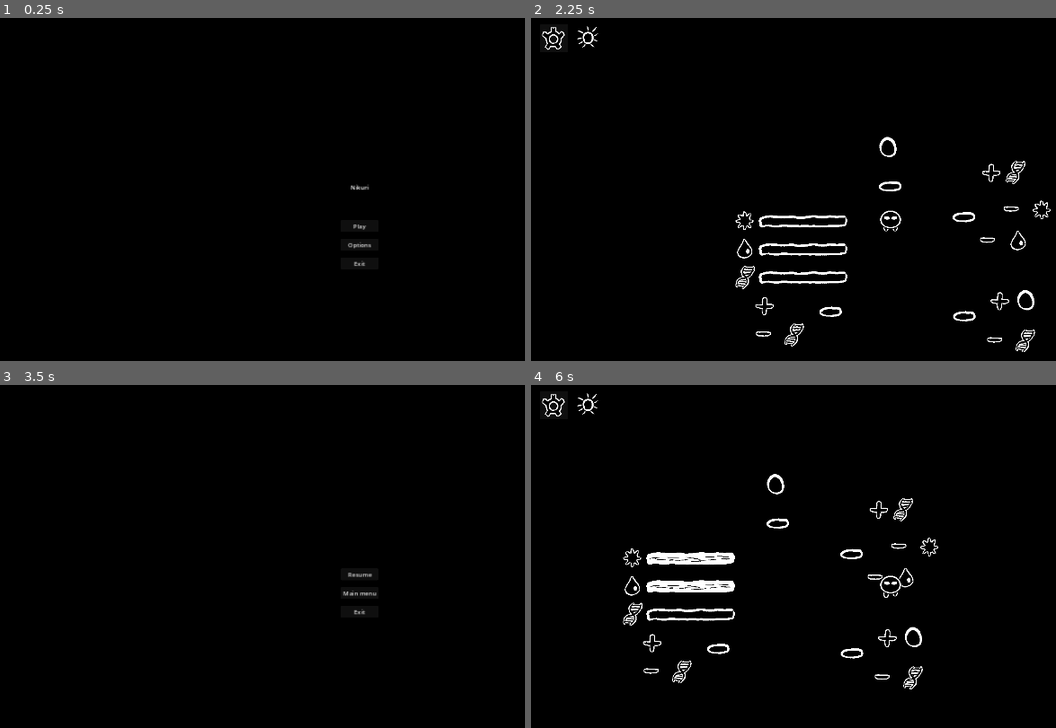
Above: before the commit, frames 1-4 (two rows, left to right).
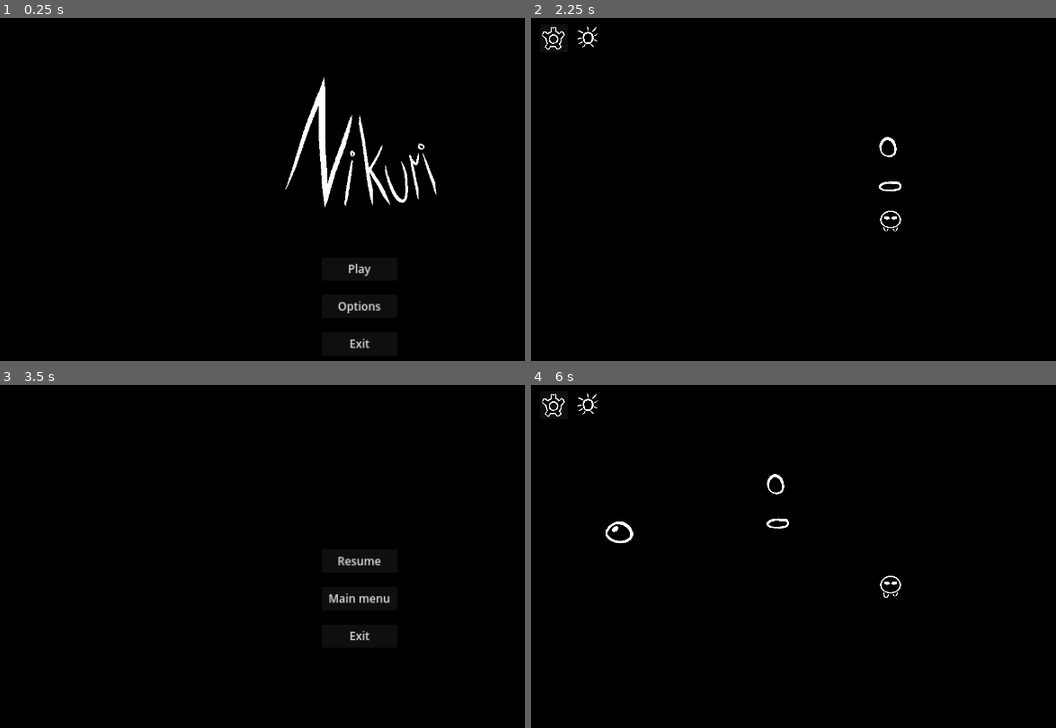
Above: after the commit, the same moments.

Repository: ondhan/nikuri
Game: Godot game, scene res://main_menu/main_menu.tscn
Same seed, same stepped clock (60 frames per second), same inputs: the game is played once before the commit and once after it.
Inputs (mouse positions are in pixels of both pictures, inside the frame that each line leads up to):
- Up to frame 1 (0.25 s): no input
- Up to frame 2 (2.25 s): click "Options" at 0.5 s; click "Back" at 1.25 s; click "Play" at 2 s
- Up to frame 3 (3.5 s): click (21, 405) at 2.75 s
- Up to frame 4 (6 s): click "Main menu" at 3.5 s; click "Play" at 4.25 s; tap Enter (ui_accept) at 5 s; move the mouse to (888, 587) at 5.02 s; hold D (move_right) 5.03-5.78 s; hold Enter (ui_accept) 5.03-5.78 s; click (888, 587) at 5.17 s; move the mouse to (746, 607) at 5.77 s; hold S (move_down) from 5.78 s (still down); tap E (TEST) at 5.85 s

The runs differ from the first frame. In frame 1, 2.1% of the frame differs, in the area x 54-84%, y 17-97%; in frame 2, 2.0%; in frame 3, 0.6%; in frame 4, 2.6%, in the area x 14-78%, y 32-89%.

Commit message:
Update 17 -  sun plant and UI changes
- added Title graphic and deleted the text label
- changed positions, sizes, and font sizes of all buttons in the main menu
- changed positions, sizes, and font sizes of all buttons in the options menu
- changed positions, sizes, and font sizes of all buttons in the options menu
- changed positions, sizes, and font sizes of all buttons in the pause menu
- added sun plant icon into the hive upgrade menu
- sun plants should now have proper collision behaviour when invisible and visible
- somewhat fixed the sun plant collisions
- changed biomass cost from 30 sun to 20

Diff:
--- a/game_screen/game_screen.gd
+++ b/game_screen/game_screen.gd
@@ -9,7 +9,7 @@
 
 func _ready() -> void:
 	_set_time()
-	spawn_water(4)
+	spawn_water(3)
 	what_time()
 
 
@@ -53,7 +53,7 @@
 		time = "day"
 		$Camera/CanvasLayer/DayIcon.show()
 		$Camera/CanvasLayer/NightIcon.hide()
-		spawn_water(3+day)
+		spawn_water(3)
 	what_time()
 
 func _on_seconds_timer_timeout() -> void:
--- a/game_screen/game_screen.tscn
+++ b/game_screen/game_screen.tscn
@@ -56,6 +56,7 @@
 [ext_resource type="Texture2D" uid="uid://dda5tfwl8cl1g" path="res://assets/nikuri/idle_ne_3.png" id="24_fjku8"]
 [ext_resource type="Texture2D" uid="uid://bwaqbn7n62j8w" path="res://assets/nikuri/idle_ne_4.png" id="25_ecyti"]
 [ext_resource type="Texture2D" uid="uid://h4a3oq7ou3i4" path="res://assets/nikuri/move_n_3.png" id="25_pknk0"]
+[ext_resource type="Texture2D" uid="uid://dnnqwmtrjx0e6" path="res://assets/icons/icon_sun_plant.png" id="25_y5ivd"]
 [ext_resource type="Texture2D" uid="uid://bieh7xflsc84d" path="res://assets/nikuri/move_n_4.png" id="26_cw4a6"]
 [ext_resource type="Texture2D" uid="uid://sepqfu265khk" path="res://assets/nikuri/move_nw_1.png" id="27_d6feh"]
 [ext_resource type="Texture2D" uid="uid://cdohahoec8g2t" path="res://assets/nikuri/move_nw_2.png" id="28_g7l6e"]
@@ -188,285 +189,6 @@
 [sub_resource type="CircleShape2D" id="CircleShape2D_2ra3y"]
 radius = 538.134
 
-[sub_resource type="SpriteFrames" id="SpriteFrames_ix62d"]
-animations = [{
-"frames": [{
-"duration": 1.0,
-"texture": ExtResource("14_hyp0o")
-}, {
-"duration": 1.0,
-"texture": ExtResource("15_3uwvc")
-}, {
-"duration": 1.0,
-"texture": ExtResource("16_3afv8")
-}, {
-"duration": 1.0,
-"texture": ExtResource("17_2bxhn")
-}],
-"loop": true,
-"name": &"idle_e",
-"speed": 5.0
-}, {
-"frames": [{
-"duration": 1.0,
-"texture": ExtResource("3_3xhl5")
-}, {
-"duration": 1.0,
-"texture": ExtResource("4_rd3nm")
-}, {
-"duration": 1.0,
-"texture": ExtResource("5_026x7")
-}, {
-"duration": 1.0,
-"texture": ExtResource("6_0bgc3")
-}],
-"loop": true,
-"name": &"idle_n",
-"speed": 5.0
-}, {
-"frames": [{
-"duration": 1.0,
-"texture": ExtResource("22_q5rem")
-}, {
-"duration": 1.0,
-"texture": ExtResource("23_qyqd2")
-}, {
-"duration": 1.0,
-"texture": ExtResource("24_fjku8")
-}, {
-"duration": 1.0,
-"texture": ExtResource("25_ecyti")
-}],
-"loop": true,
-"name": &"idle_ne",
-"speed": 5.0
-}, {
-"frames": [{
-"duration": 1.0,
-"texture": ExtResource("7_xodry")
-}, {
-"duration": 1.0,
-"texture": ExtResource("8_lljqd")
-}, {
-"duration": 1.0,
-"texture": ExtResource("9_jd48t")
-}, {
-"duration": 1.0,
-"texture": ExtResource("10_4mu1v")
-}],
-"loop": true,
-"name": &"idle_nw",
-"speed": 5.0
-}, {
-"frames": [{
-"duration": 1.0,
-"texture": ExtResource("11_8aq57")
-}, {
-"duration": 1.0,
-"texture": ExtResource("12_id2nb")
-}, {
-"duration": 1.0,
-"texture": ExtResource("13_j6xjy")
-}, {
-"duration": 1.0,
-"texture": ExtResource("14_1erwv")
-}],
-"loop": true,
-"name": &"idle_s",
-"speed": 5.0
-}, {
-"frames": [{
-"duration": 1.0,
-"texture": ExtResource("34_s1cq5")
-}, {
-"duration": 1.0,
-"texture": ExtResource("35_c5jse")
-}, {
-"duration": 1.0,
-"texture": ExtResource("36_g4v0f")
-}, {
-"duration": 1.0,
-"texture": ExtResource("37_dfpmf")
-}],
-"loop": true,
-"name": &"idle_se",
-"speed": 5.0
-}, {
-"frames": [{
-"duration": 1.0,
-"texture": ExtResource("15_bxj8h")
-}, {
-"duration": 1.0,
-"texture": ExtResource("16_nx1gq")
-}, {
-"duration": 1.0,
-"texture": ExtResource("17_giwdr")
-}, {
-"duration": 1.0,
-"texture": ExtResource("18_vwvis")
-}],
-"loop": true,
-"name": &"idle_sw",
-"speed": 5.0
-}, {
-"frames": [{
-"duration": 1.0,
-"texture": ExtResource("19_aifxy")
-}, {
-"duration": 1.0,
-"texture": ExtResource("20_grweb")
-}, {
-"duration": 1.0,
-"texture": ExtResource("21_lsslf")
-}, {
-"duration": 1.0,
-"texture": ExtResource("22_l8mgp")
-}],
-"loop": true,
-"name": &"idle_w",
-"speed": 5.0
-}, {
-"frames": [{
-"duration": 1.0,
-"texture": ExtResource("46_udefk")
-}, {
-"duration": 1.0,
-"texture": ExtResource("47_13o70")
-}, {
-"duration": 1.0,
-"texture": ExtResource("48_7xhfo")
-}, {
-"duration": 1.0,
-"texture": ExtResource("49_8mgyd")
-}],
-"loop": true,
-"name": &"move_e",
-"speed": 5.0
-}, {
-"frames": [{
-"duration": 1.0,
-"texture": ExtResource("23_1ojna")
-}, {
-"duration": 1.0,
-"texture": ExtResource("24_cxk0r")
-}, {
-"duration": 1.0,
-"texture": ExtResource("25_pknk0")
-}, {
-"duration": 1.0,
-"texture": ExtResource("26_cw4a6")
-}],
-"loop": true,
-"name": &"move_n",
-"speed": 5.0
-}, {
-"frames": [{
-"duration": 1.0,
-"texture": ExtResource("54_iu1p2")
-}, {
-"duration": 1.0,
-"texture": ExtResource("55_rogts")
-}, {
-"duration": 1.0,
-"texture": ExtResource("56_4gk4o")
-}, {
-"duration": 1.0,
-"texture": ExtResource("57_v470r")
-}],
-"loop": true,
-"name": &"move_ne",
-"speed": 5.0
-}, {
-"frames": [{
-"duration": 1.0,
-"texture": ExtResource("27_d6feh")
-}, {
-"duration": 1.0,
-"texture": ExtResource("28_g7l6e")
-}, {
-"duration": 1.0,
-"texture": ExtResource("29_j1yvh")
-}, {
-"duration": 1.0,
-"texture": ExtResource("30_12fcp")
-}],
-"loop": true,
-"name": &"move_nw",
-"speed": 5.0
-}, {
-"frames": [{
-"duration": 1.0,
-"texture": ExtResource("31_rntbq")
-}, {
-"duration": 1.0,
-"texture": ExtResource("32_dhr7v")
-}, {
-"duration": 1.0,
-"texture": ExtResource("33_icuve")
-}, {
-"duration": 1.0,
-"texture": ExtResource("34_obelu")
-}],
-"loop": true,
-"name": &"move_s",
-"speed": 5.0
-}, {
-"frames": [{
-"duration": 1.0,
-"texture": ExtResource("66_ejvgl")
-}, {
-"duration": 1.0,
-"texture": ExtResource("67_lrd3u")
-}, {
-"duration": 1.0,
-"texture": ExtResource("68_eq6gm")
-}, {
-"duration": 1.0,
-"texture": ExtResource("69_pp7rv")
-}],
-"loop": true,
-"name": &"move_se",
-"speed": 5.0
-}, {
-"frames": [{
-"duration": 1.0,
-"texture": ExtResource("35_8dohq")
-}, {
-"duration": 1.0,
-"texture": ExtResource("36_7nxrt")
-}, {
-"duration": 1.0,
-"texture": ExtResource("37_0cdsg")
-}, {
-"duration": 1.0,
-"texture": ExtResource("38_cseff")
-}],
-"loop": true,
-"name": &"move_sw",
-"speed": 5.0
-}, {
-"frames": [{
-"duration": 1.0,
-"texture": ExtResource("39_qjjgf")
-}, {
-"duration": 1.0,
-"texture": ExtResource("40_fjmdq")
-}, {
-"duration": 1.0,
-"texture": ExtResource("41_u6fhx")
-}, {
-"duration": 1.0,
-"texture": ExtResource("42_r7b7x")
-}],
-"loop": true,
-"name": &"move_w",
-"speed": 5.0
-}]
-
-[sub_resource type="CapsuleShape2D" id="CapsuleShape2D_12a6m"]
-radius = 24.0
-height = 50.0
-
 [sub_resource type="GDScript" id="GDScript_qqhcx"]
 script/source = "extends Camera2D
 
@@ -488,6 +210,285 @@
 	if node_to_follow:
 		position = lerp(position, node_to_follow.position, smooth_amount)
 "
+
+[sub_resource type="SpriteFrames" id="SpriteFrames_ix62d"]
+animations = [{
+"frames": [{
+"duration": 1.0,
+"texture": ExtResource("14_hyp0o")
+}, {
+"duration": 1.0,
+"texture": ExtResource("15_3uwvc")
+}, {
+"duration": 1.0,
+"texture": ExtResource("16_3afv8")
+}, {
+"duration": 1.0,
+"texture": ExtResource("17_2bxhn")
+}],
+"loop": true,
+"name": &"idle_e",
+"speed": 5.0
+}, {
+"frames": [{
+"duration": 1.0,
+"texture": ExtResource("3_3xhl5")
+}, {
+"duration": 1.0,
+"texture": ExtResource("4_rd3nm")
+}, {
+"duration": 1.0,
+"texture": ExtResource("5_026x7")
+}, {
+"duration": 1.0,
+"texture": ExtResource("6_0bgc3")
+}],
+"loop": true,
+"name": &"idle_n",
+"speed": 5.0
+}, {
+"frames": [{
+"duration": 1.0,
+"texture": ExtResource("22_q5rem")
+}, {
+"duration": 1.0,
+"texture": ExtResource("23_qyqd2")
+}, {
+"duration": 1.0,
+"texture": ExtResource("24_fjku8")
+}, {
+"duration": 1.0,
+"texture": ExtResource("25_ecyti")
+}],
+"loop": true,
+"name": &"idle_ne",
+"speed": 5.0
+}, {
+"frames": [{
+"duration": 1.0,
+"texture": ExtResource("7_xodry")
+}, {
+"duration": 1.0,
+"texture": ExtResource("8_lljqd")
+}, {
+"duration": 1.0,
+"texture": ExtResource("9_jd48t")
+}, {
+"duration": 1.0,
+"texture": ExtResource("10_4mu1v")
+}],
+"loop": true,
+"name": &"idle_nw",
+"speed": 5.0
+}, {
+"frames": [{
+"duration": 1.0,
+"texture": ExtResource("11_8aq57")
+}, {
+"duration": 1.0,
+"texture": ExtResource("12_id2nb")
+}, {
+"duration": 1.0,
+"texture": ExtResource("13_j6xjy")
+}, {
+"duration": 1.0,
+"texture": ExtResource("14_1erwv")
+}],
+"loop": true,
+"name": &"idle_s",
+"speed": 5.0
+}, {
+"frames": [{
+"duration": 1.0,
+"texture": ExtResource("34_s1cq5")
+}, {
+"duration": 1.0,
+"texture": ExtResource("35_c5jse")
+}, {
+"duration": 1.0,
+"texture": ExtResource("36_g4v0f")
+}, {
+"duration": 1.0,
+"texture": ExtResource("37_dfpmf")
+}],
+"loop": true,
+"name": &"idle_se",
+"speed": 5.0
+}, {
+"frames": [{
+"duration": 1.0,
+"texture": ExtResource("15_bxj8h")
+}, {
+"duration": 1.0,
+"texture": ExtResource("16_nx1gq")
+}, {
+"duration": 1.0,
+"texture": ExtResource("17_giwdr")
+}, {
+"duration": 1.0,
+"texture": ExtResource("18_vwvis")
+}],
+"loop": true,
+"name": &"idle_sw",
+"speed": 5.0
+}, {
+"frames": [{
+"duration": 1.0,
+"texture": ExtResource("19_aifxy")
+}, {
+"duration": 1.0,
+"texture": ExtResource("20_grweb")
+}, {
+"duration": 1.0,
+"texture": ExtResource("21_lsslf")
+}, {
+"duration": 1.0,
+"texture": ExtResource("22_l8mgp")
+}],
+"loop": true,
+"name": &"idle_w",
+"speed": 5.0
+}, {
+"frames": [{
+"duration": 1.0,
+"texture": ExtResource("46_udefk")
+}, {
+"duration": 1.0,
+"texture": ExtResource("47_13o70")
+}, {
+"duration": 1.0,
+"texture": ExtResource("48_7xhfo")
+}, {
+"duration": 1.0,
+"texture": ExtResource("49_8mgyd")
+}],
+"loop": true,
+"name": &"move_e",
+"speed": 5.0
+}, {
+"frames": [{
+"duration": 1.0,
+"texture": ExtResource("23_1ojna")
+}, {
+"duration": 1.0,
+"texture": ExtResource("24_cxk0r")
+}, {
+"duration": 1.0,
+"texture": ExtResource("25_pknk0")
+}, {
+"duration": 1.0,
+"texture": ExtResource("26_cw4a6")
+}],
+"loop": true,
+"name": &"move_n",
+"speed": 5.0
+}, {
+"frames": [{
+"duration": 1.0,
+"texture": ExtResource("54_iu1p2")
+}, {
+"duration": 1.0,
+"texture": ExtResource("55_rogts")
+}, {
+"duration": 1.0,
+"texture": ExtResource("56_4gk4o")
+}, {
+"duration": 1.0,
+"texture": ExtResource("57_v470r")
+}],
+"loop": true,
+"name": &"move_ne",
+"speed": 5.0
+}, {
+"frames": [{
+"duration": 1.0,
+"texture": ExtResource("27_d6feh")
+}, {
+"duration": 1.0,
+"texture": ExtResource("28_g7l6e")
+}, {
+"duration": 1.0,
+"texture": ExtResource("29_j1yvh")
+}, {
+"duration": 1.0,
+"texture": ExtResource("30_12fcp")
+}],
+"loop": true,
+"name": &"move_nw",
+"speed": 5.0
+}, {
+"frames": [{
+"duration": 1.0,
+"texture": ExtResource("31_rntbq")
+}, {
+"duration": 1.0,
+"texture": ExtResource("32_dhr7v")
+}, {
+"duration": 1.0,
+"texture": ExtResource("33_icuve")
+}, {
+"duration": 1.0,
+"texture": ExtResource("34_obelu")
+}],
+"loop": true,
+"name": &"move_s",
+"speed": 5.0
+}, {
+"frames": [{
+"duration": 1.0,
+"texture": ExtResource("66_ejvgl")
+}, {
+"duration": 1.0,
+"texture": ExtResource("67_lrd3u")
+}, {
+"duration": 1.0,
+"texture": ExtResource("68_eq6gm")
+}, {
+"duration": 1.0,
+"texture": ExtResource("69_pp7rv")
+}],
+"loop": true,
+"name": &"move_se",
+"speed": 5.0
+}, {
+"frames": [{
+"duration": 1.0,
+"texture": ExtResource("35_8dohq")
+}, {
+"duration": 1.0,
+"texture": ExtResource("36_7nxrt")
+}, {
+"duration": 1.0,
+"texture": ExtResource("37_0cdsg")
+}, {
+"duration": 1.0,
+"texture": ExtResource("38_cseff")
+}],
+"loop": true,
+"name": &"move_sw",
+"speed": 5.0
+}, {
+"frames": [{
+"duration": 1.0,
+"texture": ExtResource("39_qjjgf")
+}, {
+"duration": 1.0,
+"texture": ExtResource("40_fjmdq")
+}, {
+"duration": 1.0,
+"texture": ExtResource("41_u6fhx")
+}, {
+"duration": 1.0,
+"texture": ExtResource("42_r7b7x")
+}],
+"loop": true,
+"name": &"move_w",
+"speed": 5.0
+}]
+
+[sub_resource type="CapsuleShape2D" id="CapsuleShape2D_12a6m"]
+radius = 24.0
+height = 50.0
 
 [node name="GameScreen" type="Node2D"]
 position = Vector2(960, 540)
@@ -593,6 +594,7 @@
 shape = SubResource("CapsuleShape2D_rn5fc")
 
 [node name="ResourceControl" type="Control" parent="MainHive"]
+visible = false
 layout_mode = 3
 anchors_preset = 0
 offset_left = -107.0
@@ -704,6 +706,10 @@
 position = Vector2(-229, 605)
 texture = ExtResource("21_61u3r")
 
+[node name="Sprite2D2" type="Sprite2D" parent="MainHive/ResourceControl/SunPlantInteractArea"]
+position = Vector2(-155, 595)
+texture = ExtResource("25_y5ivd")
+
 [node name="HiveGrowInteractArea" type="Area2D" parent="MainHive/ResourceControl"]
 position = Vector2(240, 369)
 collision_layer = 2
@@ -739,24 +745,6 @@
 [node name="CollisionShape2D" type="CollisionShape2D" parent="MainHive/ResourceControl/Area2D"]
 position = Vector2(110, 413)
 shape = SubResource("CircleShape2D_2ra3y")
-
-[node name="Player" type="CharacterBody2D" parent="."]
-position = Vector2(0, 150)
-collision_layer = 3
-collision_mask = 3
-script = ExtResource("2_2qj2a")
-metadata/_edit_group_ = true
-
-[node name="AnimatedSprite2D" type="AnimatedSprite2D" parent="Player"]
-sprite_frames = SubResource("SpriteFrames_ix62d")
-animation = &"idle_se"
-autoplay = "idle_s"
-
-[node name="CollisionShape2D" type="CollisionShape2D" parent="Player"]
-shape = SubResource("CapsuleShape2D_12a6m")
-
-[node name="RemoteTransform2D" type="RemoteTransform2D" parent="Player"]
-remote_path = NodePath("../../Camera")
 
 [node name="Camera" type="Camera2D" parent="."]
 position = Vector2(0, 150)
@@ -771,7 +759,7 @@
 
 [node name="DayCycleTimer" type="Timer" parent="Camera/CanvasLayer"]
 process_callback = 0
-wait_time = 10.0
+wait_time = 180.0
 autostart = true
 
 [node name="SecondsTimer" type="Timer" parent="Camera/CanvasLayer"]
@@ -826,12 +814,13 @@
 anchor_top = 0.5
 anchor_right = 0.5
 anchor_bottom = 0.5
-offset_left = -50.0
-offset_top = -50.0
-offset_right = 50.0
-offset_bottom = -19.0
+offset_left = -100.0
+offset_top = -100.0
+offset_right = 100.0
+offset_bottom = -38.0
 grow_horizontal = 2
 grow_vertical = 2
+theme_override_font_sizes/font_size = 30
 text = "Resume"
 
 [node name="MainMenuButton" type="Button" parent="Camera/CanvasLayer/PauseScreen"]
@@ -840,11 +829,12 @@
 anchor_top = 0.5
 anchor_right = 0.5
 anchor_bottom = 0.5
-offset_left = -50.0
-offset_right = 50.0
-offset_bottom = 31.0
+offset_left = -100.0
+offset_right = 100.0
+offset_bottom = 62.0
 grow_horizontal = 2
 grow_vertical = 2
+theme_override_font_sizes/font_size = 30
 text = "Main menu"
 
 [node name="ExitButton" type="Button" parent="Camera/CanvasLayer/PauseScreen"]
@@ -853,12 +843,13 @@
 anchor_top = 0.5
 anchor_right = 0.5
 anchor_bottom = 0.5
-offset_left = -50.0
-offset_top = 50.0
-offset_right = 50.0
-offset_bottom = 81.0
+offset_left = -100.0
+offset_top = 100.0
+offset_right = 100.0
+offset_bottom = 162.0
 grow_horizontal = 2
 grow_vertical = 2
+theme_override_font_sizes/font_size = 30
 text = "Exit"
 
 [node name="SunPlant" parent="." instance=ExtResource("94_yr4to")]
@@ -880,6 +871,24 @@
 [node name="SunPlantTimer" type="Timer" parent="."]
 wait_time = 10.0
 autostart = true
+
+[node name="Player" type="CharacterBody2D" parent="."]
+position = Vector2(0, 150)
+collision_layer = 3
+collision_mask = 3
+script = ExtResource("2_2qj2a")
+metadata/_edit_group_ = true
+
+[node name="AnimatedSprite2D" type="AnimatedSprite2D" parent="Player"]
+sprite_frames = SubResource("SpriteFrames_ix62d")
+animation = &"idle_se"
+autoplay = "idle_s"
+
+[node name="CollisionShape2D" type="CollisionShape2D" parent="Player"]
+shape = SubResource("CapsuleShape2D_12a6m")
+
+[node name="RemoteTransform2D" type="RemoteTransform2D" parent="Player"]
+remote_path = NodePath("../../Camera")
 
 [connection signal="declare_day" from="." to="SunPlant" method="_on_game_screen_declare_day"]
 [connection signal="declare_day" from="." to="SunPlant2" method="_on_game_screen_declare_day"]
@@ -898,7 +907,6 @@
 [connection signal="body_entered" from="MainHive/ResourceControl/HiveGrowInteractArea" to="MainHive" method="_on_hive_grow_interact_area_body_entered"]
 [connection signal="body_exited" from="MainHive/ResourceControl/HiveGrowInteractArea" to="MainHive" method="_on_hive_grow_interact_area_body_exited"]
 [connection signal="body_exited" from="MainHive/ResourceControl/Area2D" to="MainHive" method="_on_area_2d_body_exited"]
-[connection signal="input_event" from="Player" to="MainHive" method="_on_player_input_event"]
 [connection signal="timeout" from="Camera/CanvasLayer/DayCycleTimer" to="." method="_on_day_cycle_timer_timeout"]
 [connection signal="timeout" from="Camera/CanvasLayer/SecondsTimer" to="." method="_on_seconds_timer_timeout"]
 [connection signal="pressed" from="Camera/CanvasLayer/PauseButton" to="." method="_on_pause_button_pressed"]
@@ -913,3 +921,4 @@
 [connection signal="timeout" from="SunPlantTimer" to="SunPlant2" method="_on_sun_plant_timer_timeout"]
 [connection signal="timeout" from="SunPlantTimer" to="SunPlant3" method="_on_sun_plant_timer_timeout"]
 [connection signal="timeout" from="SunPlantTimer" to="SunPlant4" method="_on_sun_plant_timer_timeout"]
+[connection signal="input_event" from="Player" to="MainHive" method="_on_player_input_event"]
--- a/game_screen/main_hive.gd
+++ b/game_screen/main_hive.gd
@@ -38,9 +38,9 @@
 			$ResourceControl.show()
 	# buy biomass
 	if event.is_action_pressed("ui_accept") and can_interact_biomass == true:
-		if currentSun >= 30 and currentWater >= 20 and currentBiomass < maxBiomass:
+		if currentSun >= 20 and currentWater >= 20 and currentBiomass < maxBiomass:
 			print("biomass bought")
-			_resource_counter_change("sun", -30)
+			_resource_counter_change("sun", -20)
 			_resource_counter_change("water",-20)
 			_resource_counter_change("biomass", 10)
 	# upgrade hive
--- a/game_screen/sun_plant.gd
+++ b/game_screen/sun_plant.gd
@@ -2,12 +2,12 @@
 
 
 var last_anim = null
-
+@onready var collision_shape = $Area2D/CollisionShape2D
 
 # Called when the node enters the scene tree for the first time.
 func _ready() -> void:
 	$AnimatedSprite2D.play("sun_plant_closed")
-
+	collision_shape.set_deferred("disabled", true)
 
 # Called every frame. 'delta' is the elapsed time since the previous frame.
 func _process(delta: float) -> void:
@@ -40,3 +40,4 @@
 
 func _on_visibility_changed() -> void:
 	get_parent().what_time()
+	collision_shape.set_deferred("disabled", false)
--- a/game_screen/sun_plant.tscn
+++ b/game_screen/sun_plant.tscn
@@ -69,13 +69,15 @@
 
 [sub_resource type="CapsuleShape2D" id="CapsuleShape2D_s31xx"]
 radius = 38.0
-height = 132.0
+height = 194.0
 
 [node name="SunPlant" type="Node2D"]
 position = Vector2(252, 3)
 script = ExtResource("1_m4ddc")
 
 [node name="AnimatedSprite2D" type="AnimatedSprite2D" parent="."]
+light_mask = 4
+visibility_layer = 4
 sprite_frames = SubResource("SpriteFrames_kr2w6")
 animation = &"sun_plant_opening"
 autoplay = "sun_plant_closed"
@@ -83,8 +85,7 @@
 [node name="Area2D" type="StaticBody2D" parent="."]
 
 [node name="CollisionShape2D" type="CollisionShape2D" parent="Area2D"]
-position = Vector2(0, 45)
+position = Vector2(0, 14)
 shape = SubResource("CapsuleShape2D_s31xx")
-disabled = true
 
 [connection signal="animation_finished" from="AnimatedSprite2D" to="." method="_on_animated_sprite_2d_animation_finished"]
--- a/main_menu/main_menu.tscn
+++ b/main_menu/main_menu.tscn
@@ -1,6 +1,7 @@
-[gd_scene load_steps=2 format=3 uid="uid://b61qms543tck3"]
+[gd_scene load_steps=3 format=3 uid="uid://b61qms543tck3"]
 
 [ext_resource type="Script" path="res://main_menu/main_menu.gd" id="1_wckvx"]
+[ext_resource type="Texture2D" uid="uid://dmqk2tw8gegnv" path="res://assets/title/title.png" id="2_00lba"]
 
 [node name="MainMenu" type="Node2D"]
 position = Vector2(960, 540)
@@ -19,20 +20,9 @@
 grow_vertical = 2
 color = Color(0, 0, 0, 1)
 
-[node name="Title" type="Label" parent="."]
-anchors_preset = 8
-anchor_left = 0.5
-anchor_top = 0.5
-anchor_right = 0.5
-anchor_bottom = 0.5
-offset_left = -24.0
-offset_top = -100.0
-offset_right = 24.0
-offset_bottom = -77.0
-grow_horizontal = 2
-grow_vertical = 2
-text = "Nikuri"
-metadata/_edit_use_anchors_ = true
+[node name="Title" type="Sprite2D" parent="."]
+position = Vector2(0, -200)
+texture = ExtResource("2_00lba")
 
 [node name="PlayButton" type="Button" parent="."]
 anchors_preset = 8
@@ -40,11 +30,13 @@
 anchor_top = 0.5
 anchor_right = 0.5
 anchor_bottom = 0.5
-offset_left = -50.0
-offset_right = 50.0
-offset_bottom = 31.0
+offset_left = -100.0
+offset_top = 100.0
+offset_right = 100.0
+offset_bottom = 162.0
 grow_horizontal = 2
 grow_vertical = 2
+theme_override_font_sizes/font_size = 30
 text = "Play"
 metadata/_edit_use_anchors_ = true
 
@@ -54,12 +46,13 @@
 anchor_top = 0.5
 anchor_right = 0.5
 anchor_bottom = 0.5
-offset_left = -50.0
-offset_top = 50.0
-offset_right = 50.0
-offset_bottom = 81.0
+offset_left = -100.0
+offset_top = 200.0
+offset_right = 100.0
+offset_bottom = 262.0
 grow_horizontal = 2
 grow_vertical = 2
+theme_override_font_sizes/font_size = 30
 text = "Options"
 metadata/_edit_use_anchors_ = true
 
@@ -69,12 +62,13 @@
 anchor_top = 0.5
 anchor_right = 0.5
 anchor_bottom = 0.5
-offset_left = -50.0
-offset_top = 100.0
-offset_right = 50.0
-offset_bottom = 131.0
+offset_left = -100.0
+offset_top = 300.0
+offset_right = 100.0
+offset_bottom = 362.0
 grow_horizontal = 2
 grow_vertical = 2
+theme_override_font_sizes/font_size = 30
 text = "Exit"
 metadata/_edit_use_anchors_ = true
 
--- a/options_menu/options_menu.gd
+++ b/options_menu/options_menu.gd
@@ -10,12 +10,13 @@
 	# sets the initial text on the window mode button based on the starting mode
 	if DisplayServer.window_get_mode() == DisplayServer.WINDOW_MODE_FULLSCREEN:
 		get_node("WindowModeButton").text = "Fullscreen"
+		#get_node("WindowModeButton/0").get_popup().set("custom_constants/vseparation", 30)
 	elif DisplayServer.window_get_mode() == DisplayServer.WINDOW_MODE_WINDOWED:
 		get_node("WindowModeButton").text = "Windowed"
 	# test button setup
-	var menuButton2 = $MenuButton
-	var popup_test=menuButton2.get_popup()
-	popup_test.id_pressed.connect(_on_test_menu_button_pressed)
+	#var menuButton2 = $MenuButton
+	#var popup_test=menuButton2.get_popup()
+	#popup_test.id_pressed.connect(_on_test_menu_button_pressed)
 
 
 # Called every frame. 'delta' is the elapsed time since the previous frame.
@@ -41,9 +42,9 @@
 			DisplayServer.window_set_mode(DisplayServer.WINDOW_MODE_WINDOWED)
 
 
-func _on_test_menu_button_pressed(id) -> void:
-	match(id):
-		0:
-			print("A")
-		1:
-			print("B")
+#func _on_test_menu_button_pressed(id) -> void:
+#	match(id):
+#		0:
+#			print("A")
+#		1:
+#			print("B")
--- a/options_menu/options_menu.tscn
+++ b/options_menu/options_menu.tscn
@@ -1,6 +1,9 @@
-[gd_scene load_steps=2 format=3 uid="uid://byaymn8o68f1t"]
+[gd_scene load_steps=3 format=3 uid="uid://byaymn8o68f1t"]
 
 [ext_resource type="Script" path="res://options_menu/options_menu.gd" id="1_uhb8j"]
+
+[sub_resource type="Theme" id="Theme_44r37"]
+default_font_size = 30
 
 [node name="OptionsMenu" type="Node2D"]
 position = Vector2(960, 540)
@@ -20,24 +23,28 @@
 color = Color(0, 0, 0, 1)
 
 [node name="BackButton" type="Button" parent="."]
-offset_left = -50.0
-offset_top = 250.0
-offset_right = 50.0
-offset_bottom = 281.0
+offset_left = -100.0
+offset_top = 200.0
+offset_right = 100.0
+offset_bottom = 262.0
+theme_override_font_sizes/font_size = 30
 text = "Back"
 
 [node name="WindowModeButton" type="MenuButton" parent="."]
-offset_left = -50.0
+offset_left = -100.0
 offset_top = -250.0
-offset_right = 50.0
-offset_bottom = -219.0
-text = "THIS TEXT SHOULD NOT BE VISIBLE"
+offset_right = 100.0
+offset_bottom = -188.0
+theme = SubResource("Theme_44r37")
+theme_override_font_sizes/font_size = 30
+text = "ERROR"
 item_count = 2
 popup/item_0/text = "Fullscreen"
 popup/item_1/text = "Windowed"
 popup/item_1/id = 1
 
 [node name="MenuButton" type="MenuButton" parent="."]
+visible = false
 offset_right = 8.0
 offset_bottom = 8.0
 text = "TEST"
Binary file added: assets/icons/icon_sun_plant.png
Not shown, added: assets/icons/icon_sun_plant.png.import
Binary file added: assets/title/title.png
Not shown, added: assets/title/title.png.import
Not shown: 1 places in game_screen/game_screen.tscn that only renumber resources
